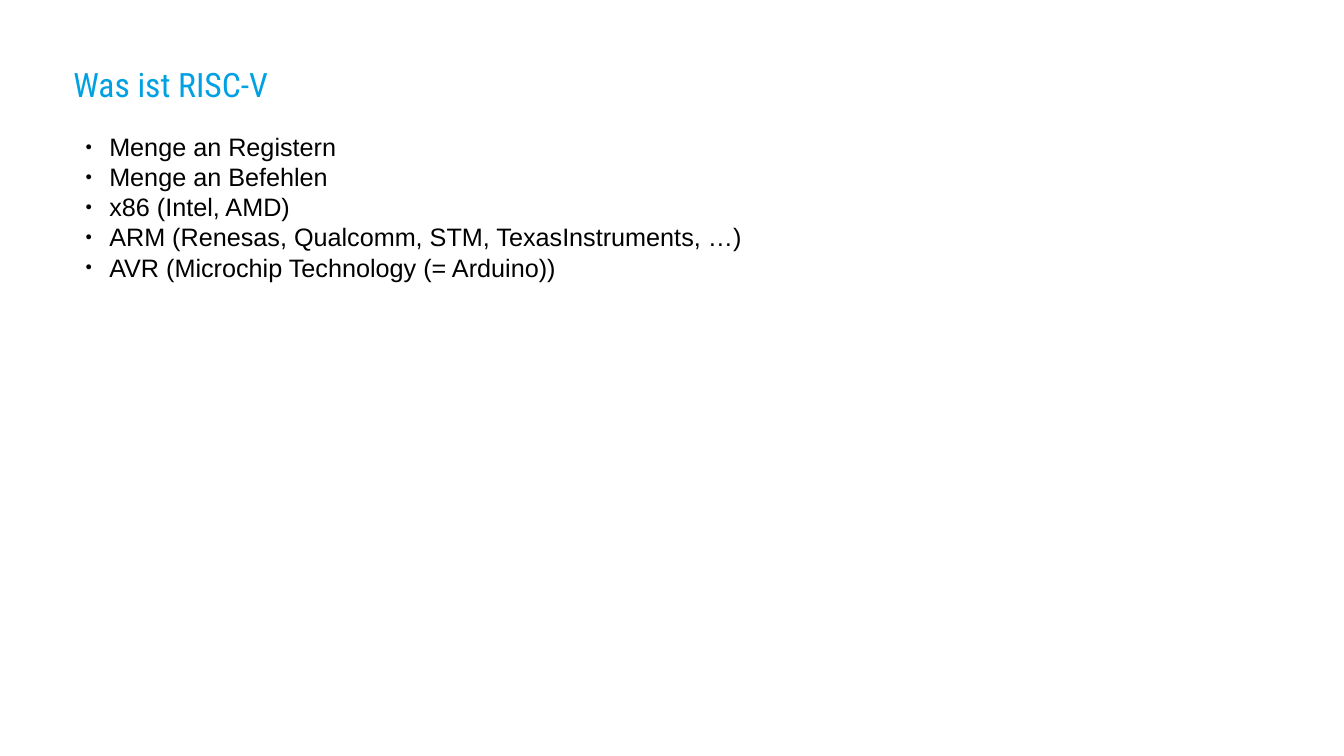
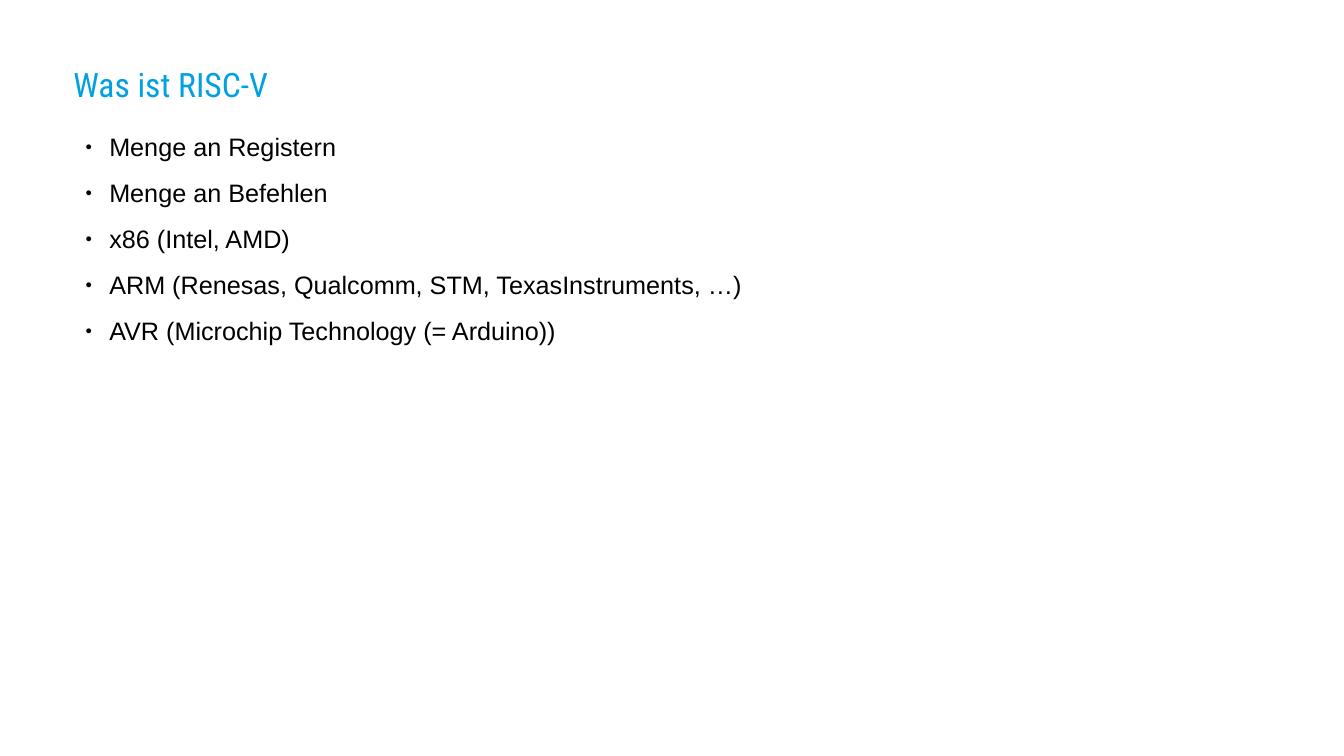
Before and after one commit to WolfgangBischoffTHAB/Studienarbeit_Report, a slide deck: slide 5 of Seminarpräsentation/RISCV_CPU_WolfgangBischoff_2228538.odp (slide 3 before the commit). Drawn at 1344x756 pixels with LibreOffice and Linux fonts; fonts in the diff are those of the drawing; background and template pictures are left out. Boxes give left, top, right and bottom in pixels: in the first picture for what was removed or moved away, otherwise in the second. Text is boxed around its words. In the diff, an @@ line names an element or a change of style, - is before the commit and + after.

```diff
--- a/Seminarpräsentation/RISCV_CPU_WolfgangBischoff_2228538.odp
+++ b/Seminarpräsentation/RISCV_CPU_WolfgangBischoff_2228538.odp
@@ text "Menge an Registern" at (x1=109, y1=137, x2=700, y2=346): more space between paragraphs @@
```
Also in this commit, not shown: 1 other slide changed, 3 slides added, 1 slide removed, 3 other files.
